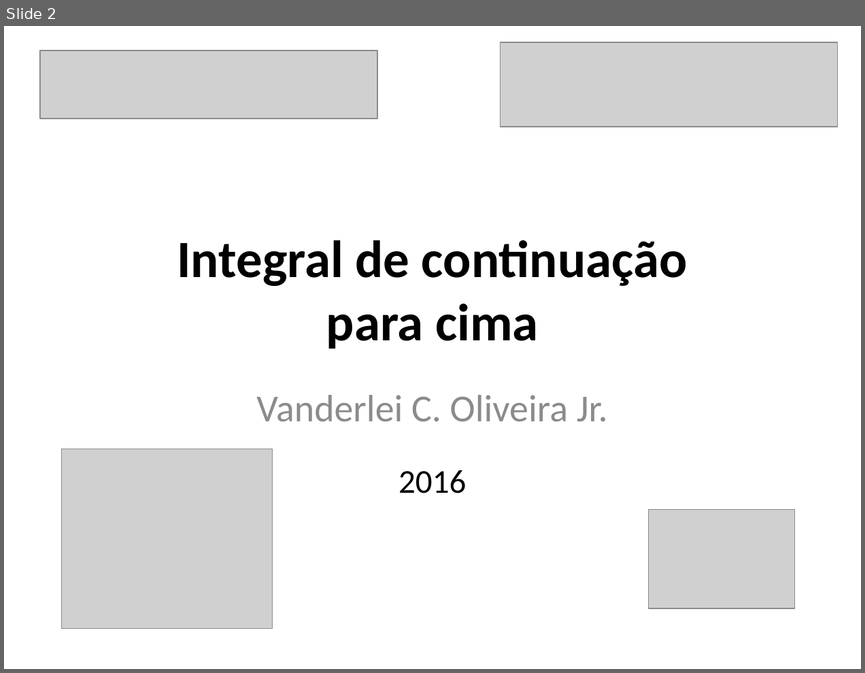
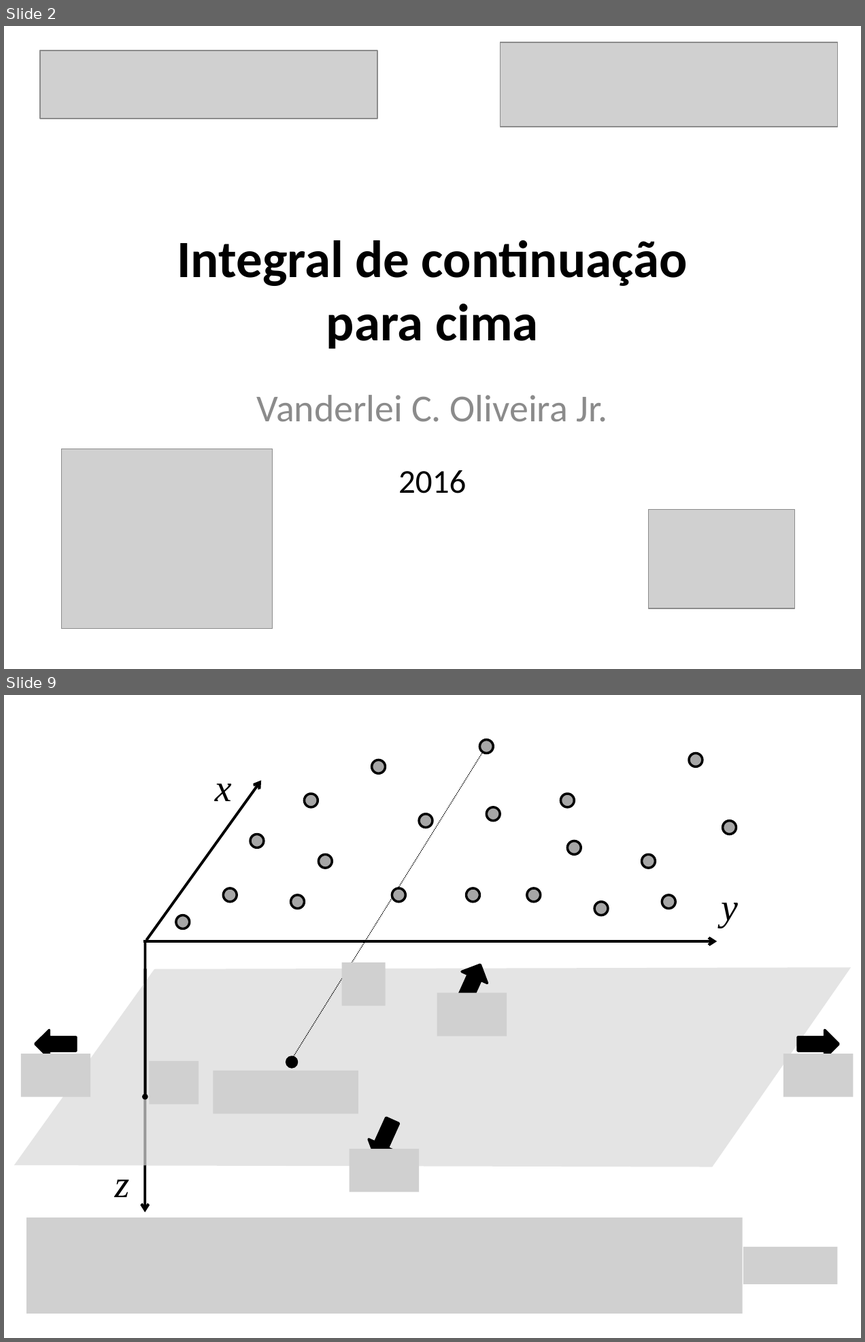
Before and after one commit to pinga-lab/CE-VII-SimBGf-2016, a slide deck: slides/7_integral_continuacao.pptx. Shown one above the other, each under a label of ours: slide 2 before the commit, slides 2 and 9 after it; the slides between them are not shown. The pictures are 865x673 and 865x1342 pixels, drawn with LibreOffice and Linux fonts; fonts in the diff are those of the drawing; grey boxes stand for pictures. Boxes give left, top, right and bottom in pixels: in the first picture for what was removed or moved away, otherwise in the second. Text is boxed around its words. In the diff, an @@ line names an element or a change of style, - is before the commit and + after.

```diff
--- a/slides/7_integral_continuacao.pptx
+++ b/slides/7_integral_continuacao.pptx
@@ slide 9 added at bbox=[4, 695, 861, 1338], background #FFFFFF @@
@@ line added from (291, 1059) to (485, 747), #000000 0.75 pt dashed @@
@@ group added at bbox=[176, 740, 736, 929]: 20 ellipses @@
@@ group added at bbox=[115, 781, 738, 1212]: 3 arrows, 3 texts @@
+z
+x
+y
@@ right arrow added at bbox=[451, 959, 493, 1008], fill #000000, outline #000000 2 pt @@
@@ freeform shape added at bbox=[14, 968, 851, 1167], fill #D9D9D9 at 70% opacity @@
@@ line added from (145, 968) to (145, 1097), #000000 2.25 pt @@
@@ picture added at bbox=[341, 962, 385, 1005] @@
@@ picture added at bbox=[436, 992, 506, 1035] @@
@@ right arrow added at bbox=[35, 1030, 76, 1058], fill #000000, outline #000000 2 pt @@
@@ right arrow added at bbox=[798, 1030, 838, 1058], fill #000000, outline #000000 2 pt @@
@@ picture added at bbox=[21, 1053, 90, 1096] @@
@@ picture added at bbox=[149, 1061, 198, 1104] @@
@@ ellipse added at bbox=[287, 1057, 297, 1067], fill #000000, outline #000000 2 pt @@
@@ picture added at bbox=[783, 1053, 852, 1096] @@
@@ picture added at bbox=[213, 1070, 358, 1113] @@
@@ ellipse added at bbox=[143, 1095, 147, 1098], fill #000000, outline #000000 2 pt @@
@@ right arrow added at bbox=[363, 1115, 406, 1164], fill #000000, outline #000000 2 pt @@
@@ picture added at bbox=[349, 1149, 419, 1191] @@
@@ picture added at bbox=[26, 1217, 742, 1312] @@
@@ picture added at bbox=[743, 1246, 838, 1285] @@
```
Also in this commit, not shown: 7 other slides added.
